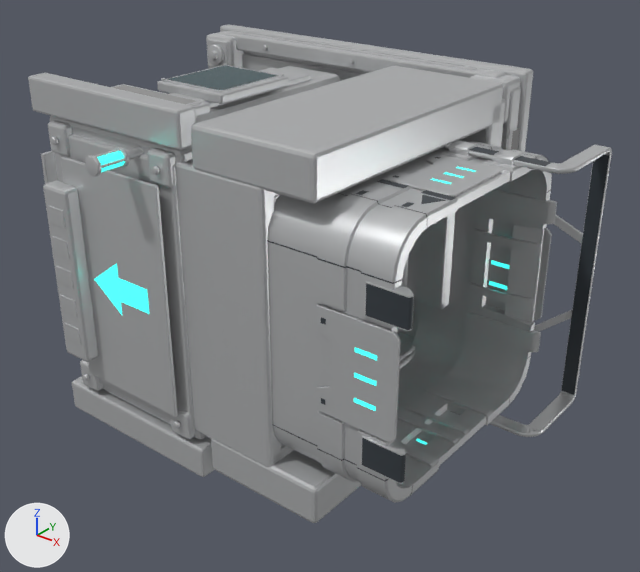
The OBJ model assets/models/SM_TeleporterItemInput.obj as it was, and as the next commit left it.
The view is the same before and after, from a 50 mm camera at (474.0, -668.0, 294.0) aimed at (63.0, -156.0, -24.0). The axes (+X, +Y, +Z) are drawn at lower left. The lights are the same throughout. The first picture is the older version. Where no turn or scale is listed for an object, it has been applied to the vertices.

The first picture shows 'SM_TeleporterItemInput'.
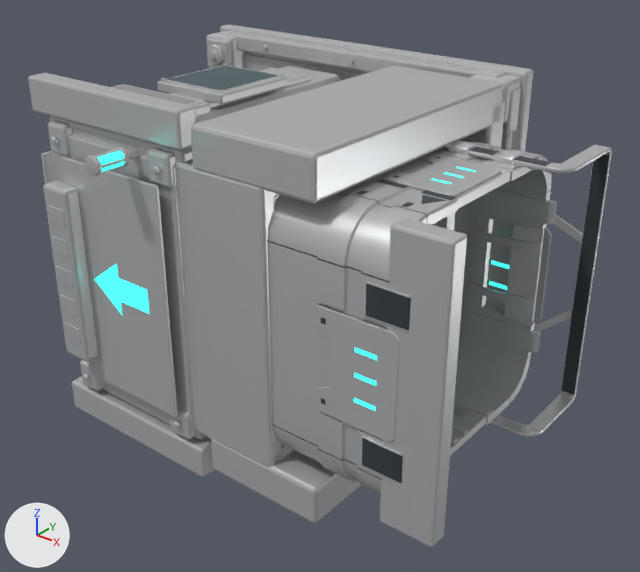
Where the change shows, as pixel boxes (x1, y1, x2, y2) in the pictures (640 x 572 px):
'SM_TeleporterItemInput', reshaped: before (28, 24, 612, 523); after (28, 24, 612, 547)
part 1 of me_sm_teleporteriteminput, added: after (380, 218, 467, 547)

The change, as a list of edits to the scene's bpy script:
```text
Change me_sm_teleporteriteminput:
    used by ob_sm_teleporteriteminput; location = (0.0, 0.0, 0.0)
    remove me_sm_teleporteriteminput.from_pydata(...)  # 13324 vertices, 25226 faces, 13 loose edges; spans x -180.0..253.0, y -323.0..0.0, z -146.0..147.0
    add me_sm_teleporteriteminput.from_pydata(...)  # 13380 vertices, 25334 faces, 13 loose edges; spans x -180.0..255.0, y -323.0..0.0, z -146.0..147.0
    me_sm_teleporteriteminput part 1: the loose piece of 56 vertices spanning x 20.0..118.0, y -282.0..-268.0, z -109.0..109.0 is copied, and the copy is scaled about its middle by (0.419, 1.25, 0.986), then moved by (165.0, 3.0, 0.0); it spans x 213.0..255.0, y -280.0..-264.0, z -107.0..107.0
```
